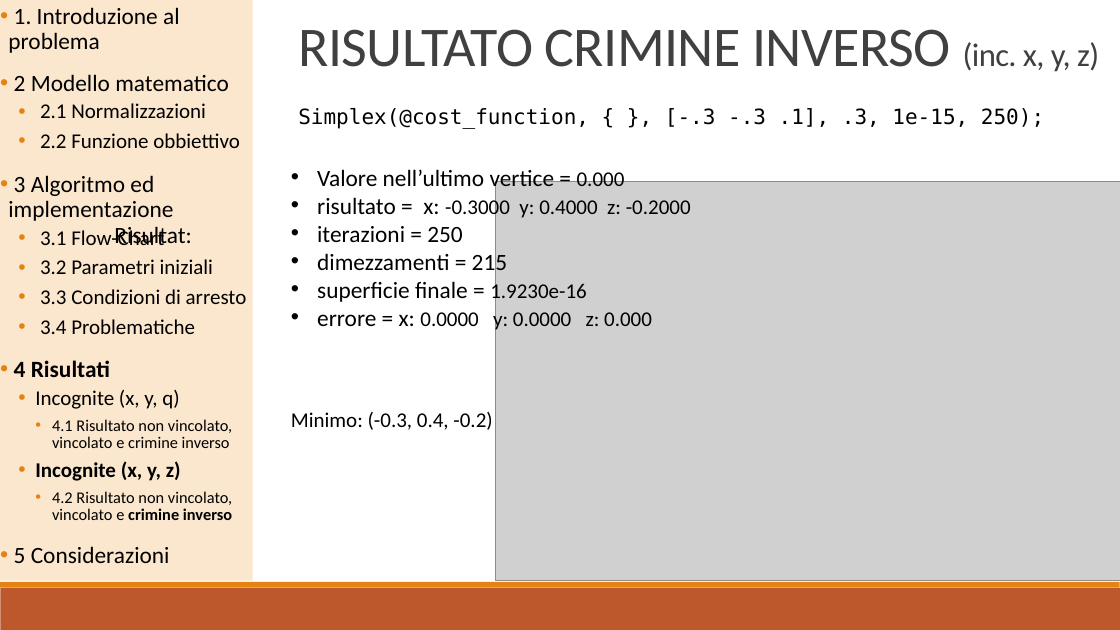
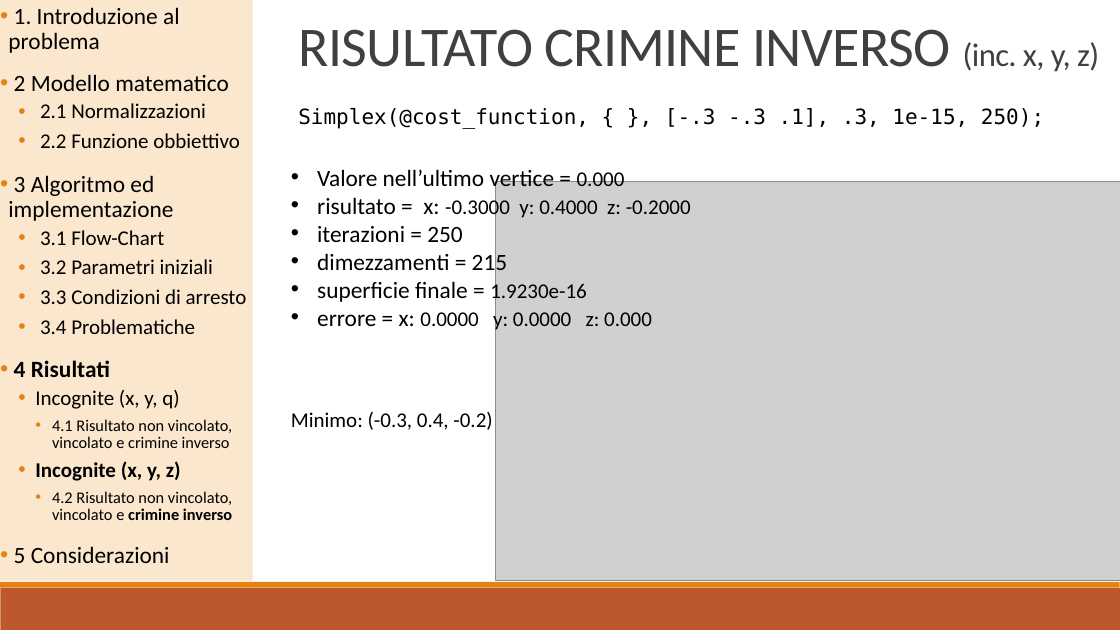
Before and after one commit to baldimario/Simplex, a slide deck: slide 20 of IDENTICAZIONE SISTEMA DI CARICHE PUNTIFORMI DA MISURE DI.pptx. Drawn at 1120x630 pixels with LibreOffice and Linux fonts; fonts in the diff are those of the drawing; grey boxes stand for pictures. Boxes give left, top, right and bottom in pixels: in the first picture for what was removed or moved away, otherwise in the second. Text is boxed around its words. In the diff, an @@ line names an element or a change of style, - is before the commit and + after.

Commit message:
rimozione merda
la merda che è stata lasciata in giro per le slide è stata rimossa

```diff
--- a/IDENTICAZIONE SISTEMA DI CARICHE PUNTIFORMI DA MISURE DI.pptx
+++ b/IDENTICAZIONE SISTEMA DI CARICHE PUNTIFORMI DA MISURE DI.pptx
@@ text removed at bbox=[114, 226, 191, 245] @@
-Risultat:
```
